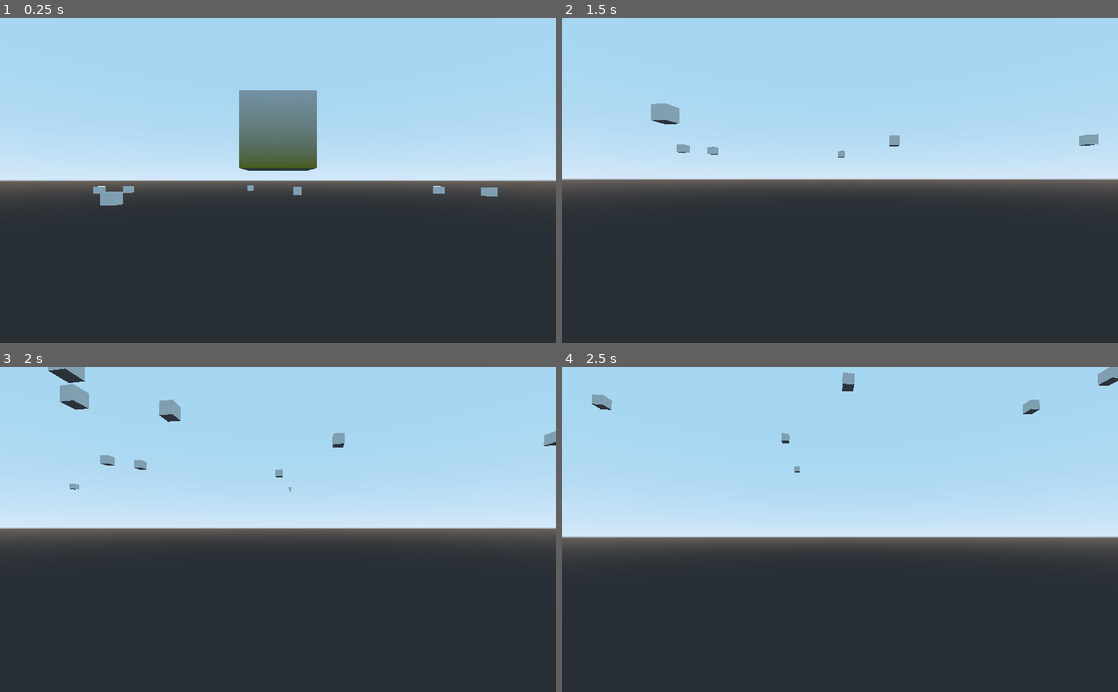
Above: before the commit, frames 1-4 (two rows, left to right).
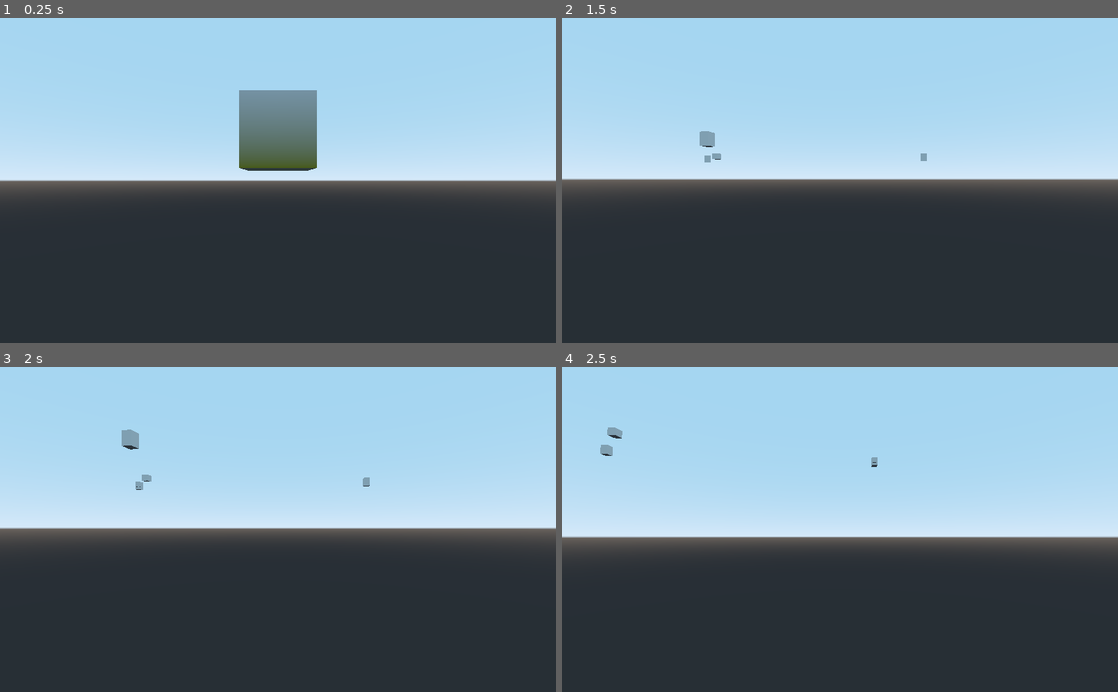
Above: after the commit, the same moments.

Repository: MilanFIN/Prototype-world
Game: Godot game, scene res://Game.tscn
Same seed, same stepped clock (60 frames per second), same inputs: the game is played once before the commit and once after it.
Inputs (mouse positions are in pixels of both pictures, inside the frame that each line leads up to):
- Up to frame 1 (0.25 s): no input
- Up to frame 2 (1.5 s): move the mouse to (867, 180) at 0.52 s; hold W (forward) from 0.53 s (still down); tap Space (jump) at 0.77 s; move the mouse to (812, 180) at 1.27 s
- Up to frame 3 (2 s): keep holding W (forward); tap Space (jump) at 1.52 s
- Up to frame 4 (2.5 s): keep holding W (forward); move the mouse to (851, 523) at 2.02 s

The runs differ from the first frame. In frame 1, 0.4% of the frame differs, in the area x 16-90%, y 51-58%; in frame 2, 0.8%; in frame 3, 1.5%, in the area x 8-100%, y 0-39%; in frame 4, 0.8%.

Commit message:
threaded mesh generation for objects, still placeholder

Diff:
--- a/Assets/Objects/StaticObject.tscn
+++ b/Assets/Objects/StaticObject.tscn
@@ -1,6 +1,6 @@
 [gd_scene load_steps=4 format=2]
 
-[ext_resource path="res://Assets/Objects/StaticObject.gd" type="Script" id=1]
+[ext_resource path="res://Scripts/StaticObject.gd" type="Script" id=1]
 
 [sub_resource type="CubeMesh" id=1]
 
--- a/Scripts/Game.gd
+++ b/Scripts/Game.gd
@@ -19,5 +19,5 @@
 		get_node("WaterMirage").visible = false
 	get_node("Terrain").check(playerPos)
 
-	if (delta == 0.017):
-		print("SLOW!")
+	if (delta >= 0.017):
+		print("SLOW!: ", delta)
--- a/Scripts/ObjectGenerator.gd
+++ b/Scripts/ObjectGenerator.gd
@@ -3,43 +3,143 @@
 var staticobj = preload("res://Assets/Objects/StaticObject.tscn")
 
 var valueGenerator
+var objectNode
 #following x,z in chunk coordinates
 var populations = {} #Vector2(x, z): [objects]
 #following in actual world coords
 var orphans = {} #Vector2(x, z) : object
 
-func _init(values) -> void:
+var semaphore
+var mutex
+var threads = []
+#var thread
+var exit_thread = false
+#of structure: [x, z, chunkSize, resolution]
+var threadInputs = []
+var threadOutputs = []
+
+func _init(values, objnode) -> void:
 	valueGenerator = values
 
+	semaphore = Semaphore.new()
+	mutex = Mutex.new()
+	exit_thread = false
 
-func populate(x, z, chunkSize, resolution, objectNode):
+	for i in range(0,1):
+		var thread = Thread.new()
+		thread.start(self, "_objectWorker")
+		threads.push_back(thread)
+
+	objectNode = objnode
+
+func populate(x, z, chunkSize, resolution):
 	var coordinates = Vector2(x, z)
 	if (coordinates in populations):
 		return
 
-	var tileSize = float(chunkSize) / resolution
-	var limit = float(chunkSize) / 2 - tileSize/2
-	var points = []
-	var p = -limit
-	while p < limit or abs(limit - p) < 0.0001:
-		points.append(p)
-		p += tileSize
+	mutex.lock()
+	threadInputs.push_back([x, z, chunkSize, resolution])
+	mutex.unlock()
+	semaphore.post()
 
-	for i in points:
-		for j in points:
-			#
-			if (rand_range(0,1) < 0.01):
-				var newObj = staticobj.instance()
-				newObj.transform.origin = Vector3(x*chunkSize +i, 500, z*chunkSize + j)
 
-				objectNode.add_child(newObj)
-				newObj.initialized = true
+func process(delta = 0) -> void:
 
-				if (not (coordinates in populations)):
-					populations[coordinates] = [newObj]
-				else:
-					populations[coordinates].push_back(newObj)
+	var chunkSize = 25
 
-	if (len(points) == 0):
-		if (not (coordinates in populations)):
-			populations[coordinates] = []
+	mutex.lock()
+	var calculations = 0
+	while (len(threadOutputs) != 0):
+		var out = threadOutputs.pop_front()
+
+		var coordinates = out[0]
+		var data = out[1]
+
+		for objData in data:
+			var x = objData[0]
+			var z = objData[1]
+			var type = objData[2]
+			var mesh = objData[3]
+
+			var newObj = staticobj.instance()
+			newObj.transform.origin = Vector3(coordinates.x*chunkSize + x, 500, coordinates.y*chunkSize + z)
+
+			objectNode.add_child(newObj)
+			newObj.initialized = true
+
+			if (not (coordinates in populations)):
+				populations[coordinates] = [newObj]
+			else:
+				populations[coordinates].push_back(newObj)
+
+		calculations += 1
+		if (calculations > valueGenerator.calculationLimit):
+			break
+	mutex.unlock()
+
+
+
+#handles entire chunks at a time
+func _objectWorker(userdata):
+	while true:
+		semaphore.wait() # Wait until posted.
+		mutex.lock()
+		var should_exit = exit_thread
+		mutex.unlock()
+		if should_exit:
+			break
+
+		mutex.lock()
+		var inputs = threadInputs.pop_front()
+		mutex.unlock()
+
+
+
+		var x = inputs[0]
+		var z = inputs[1]
+		var chunkSize = inputs[2]
+		var resolution = inputs[3]
+		var coordinates = Vector2(x, z)
+
+
+		var tileSize = float(chunkSize) / resolution
+		var limit = float(chunkSize) / 2 - tileSize/2
+		var points = []
+		var p = -limit
+		while p < limit or abs(limit - p) < 0.0001:
+			points.append(p)
+			p += tileSize
+
+		var output = [coordinates,[]]
+
+		for i in points:
+			for j in points:
+
+				if (valueGenerator.hasObject(x * chunkSize + i, z* chunkSize + j)):
+
+					var newMesh = CubeMesh.new()
+					#
+
+					output[1].push_back([i, j, "Mesh", newMesh])
+
+
+
+			#if (not (coordinates in populations)):
+			#	populations[coordinates] = []
+
+			mutex.lock()
+
+			threadOutputs.push_back(output)
+			mutex.unlock()
+
+# Thread must be disposed (or "joined"), for portability.
+func _exit_tree():
+	# Set exit condition to true.
+	mutex.lock()
+	exit_thread = true # Protect with Mutex.
+	threadInputs = []
+	mutex.unlock()
+	# Wait until it exits.
+	for thread in threads:
+		semaphore.post()
+		thread.wait_to_finish()
--- a/Scripts/TerrainGenerator.gd
+++ b/Scripts/TerrainGenerator.gd
@@ -33,7 +33,7 @@
 
 func _ready():
 
-	objectGenerator = preload("res://Scripts/ObjectGenerator.gd").new(valueGenerator)
+	objectGenerator = preload("res://Scripts/ObjectGenerator.gd").new(valueGenerator, get_node("Objects"))
 
 
 
@@ -243,7 +243,7 @@
 	#make objects for each terrain
 	for i in range(x-drawDistance, x+drawDistance+1):
 		for j in range(z-drawDistance, z+drawDistance+1):
-			objectGenerator.populate(i, j,chunkSize,  resolution, get_node("Objects"))
+			objectGenerator.populate(i, j,chunkSize,  resolution)
 
 
 
@@ -284,7 +284,7 @@
 
 	mutex.lock()
 
-
+	var calculations = 0
 	while (len(threadOutputs) != 0):
 		var out = threadOutputs.pop_front()
 		var coordinates = out[0]
@@ -318,9 +318,13 @@
 				node.add_child(instance)
 			chunks[coordinates] = node
 			get_node("MeshMatrix").add_child(node)
+		calculations += 1
+		if (calculations > valueGenerator.calculationLimit):
+			break
 	mutex.unlock()
 
 
+	objectGenerator.process()
 
 # Thread must be disposed (or "joined"), for portability.
 func _exit_tree():
--- a/Scripts/ValueGenerator.gd
+++ b/Scripts/ValueGenerator.gd
@@ -10,13 +10,17 @@
 var objectDensity = OpenSimplexNoise.new()
 var objectType = OpenSimplexNoise.new()
 
-var objectProbability = 0.01
+var objectProbability = 0.15
 
 
 
 const sandLine = 2.5;
 const grassLine = 9.0;
 const snowLine = 12.0;
+
+#how many chunks can be added/populated per frame
+#used to limit heavy operations
+var calculationLimit = 10
 
 # Called when the node enters the scene tree for the first time.
 func _init() -> void:
@@ -37,7 +41,7 @@
 
 	objectDensity.seed = noise.seed +2
 	objectDensity.octaves = 1
-	objectDensity.period = 16
+	objectDensity.period = 1
 
 
 
@@ -48,6 +52,7 @@
 
 # figures out if a world coordinate (x,z) should have any type of object in it
 func hasObject(x, z):
+
 	if ((objectDensity.get_noise_2d(x, z) +1) *0.5 < objectProbability):
 
 		return true
Renamed: Assets/Objects/StaticObject.gd -> Scripts/StaticObject.gd
